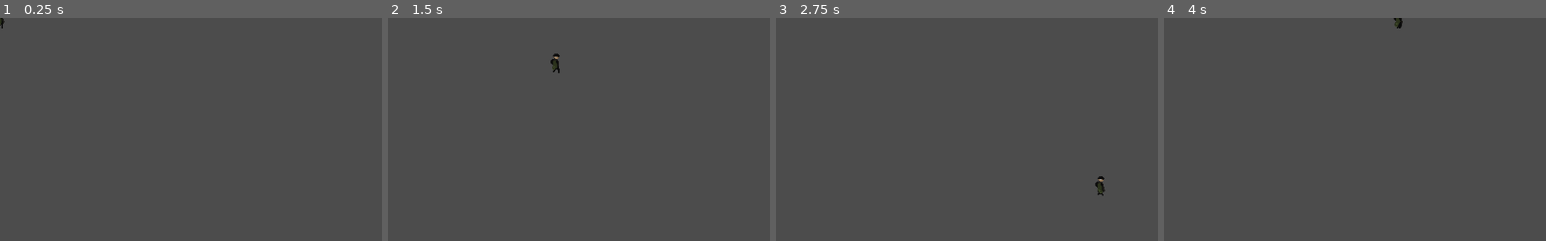
Above: before the commit, frames 1-4 (left to right).
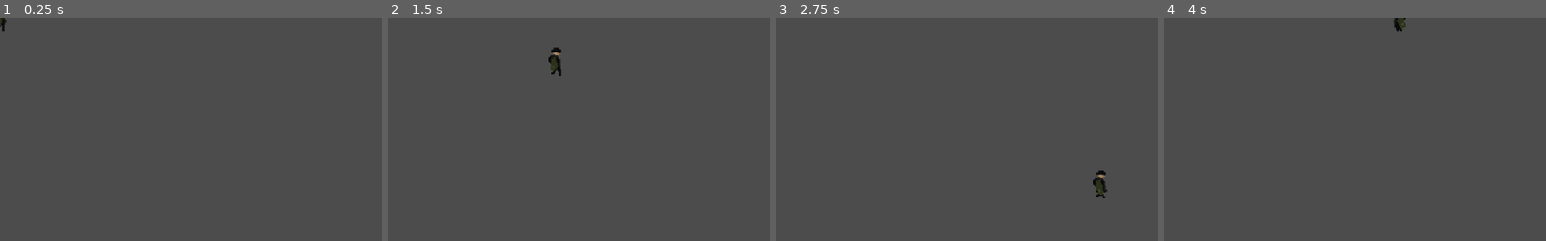
Above: after the commit, the same moments.

Repository: edwardguil/doughnotshoot
Game: Godot game, scene res://Scenes/MainScenes/Level.tscn
Two runs of this game, one before a commit and one after it. Both use one fixed random seed, a clock stepped at 60 frames per second and the inputs below.
Inputs:
- Up to frame 1 (0.25 s): no input
- Up to frame 2 (1.5 s): tap Enter at 0.5 s; hold Right (move_right) 0.53-1.28 s; hold S (move_down) from 1.28 s (still down)
- Up to frame 3 (2.75 s): release S (move_down) at 2.03 s; hold Right (move_right) from 2.03 s (still down)
- Up to frame 4 (4 s): release Right (move_right) at 2.78 s; hold Up (move_up) 2.78-3.53 s; tap Space at 3.5 s; hold A (move_left) from 3.53 s (still down)
The pictures show only the part of the screen within x 0-50%, y 0-50%; the shares and areas given below are measured in that part.

The runs differ from the first frame. In frame 1, less than 0.1% of the frame differs, in the area x 0-2%, y 0-6%; in frame 2, 0.2%; in frame 3, 0.2%, in the area x 83-87%, y 68-81%; in frame 4, 0.1%.

Commit message:
Added bidirectional animations for player

Diff:
--- a/client/Scenes/MainScenes/Player.gd
+++ b/client/Scenes/MainScenes/Player.gd
@@ -14,13 +14,19 @@
 	var y_input = int(Input.is_action_pressed("move_down")) - int(Input.is_action_pressed("move_up"))
 
 	velocity = Vector2(x_input, y_input).normalized()
-	handle_input(x_input, y_input)
+	handle_input(velocity)
 	move_and_slide(velocity * SPEED)
 
 
 
-func handle_input(x_input, y_input):
-	if x_input != 0 or y_input != 0:
+func handle_input(velocity) -> void:
+	if velocity.x < 0:
+		$AnimationPlayer.play("walk")
+		$Sprite.flip_h = true
+	elif velocity.x > 0:
+		$AnimationPlayer.play("walk")
+		$Sprite.flip_h = false
+	elif velocity.y != 0:
 		$AnimationPlayer.play("walk")
 	else:
 		$AnimationPlayer.play("idle")
--- a/client/Scenes/MainScenes/Player.tscn
+++ b/client/Scenes/MainScenes/Player.tscn
@@ -4,7 +4,7 @@
 [ext_resource path="res://Scenes/MainScenes/Player.gd" type="Script" id=2]
 
 [sub_resource type="RectangleShape2D" id=1]
-extents = Vector2( 5, 13 )
+extents = Vector2( 8, 19.25 )
 
 [sub_resource type="Animation" id=3]
 length = 0.001
@@ -58,17 +58,20 @@
 script = ExtResource( 2 )
 
 [node name="Sprite" type="Sprite" parent="."]
-position = Vector2( 0, -10 )
+position = Vector2( 0, -17 )
+scale = Vector2( 1.4375, 1.4375 )
 texture = ExtResource( 1 )
 hframes = 9
 vframes = 13
 frame = 9
 
 [node name="CollisionShape2D" type="CollisionShape2D" parent="."]
-position = Vector2( 0, 1 )
+position = Vector2( -1, -1.75 )
 shape = SubResource( 1 )
 
 [node name="AnimationPlayer" type="AnimationPlayer" parent="."]
 anims/RESET = SubResource( 3 )
 anims/idle = SubResource( 4 )
 anims/walk = SubResource( 2 )
+
+[node name="Camera2D" type="Camera2D" parent="."]
